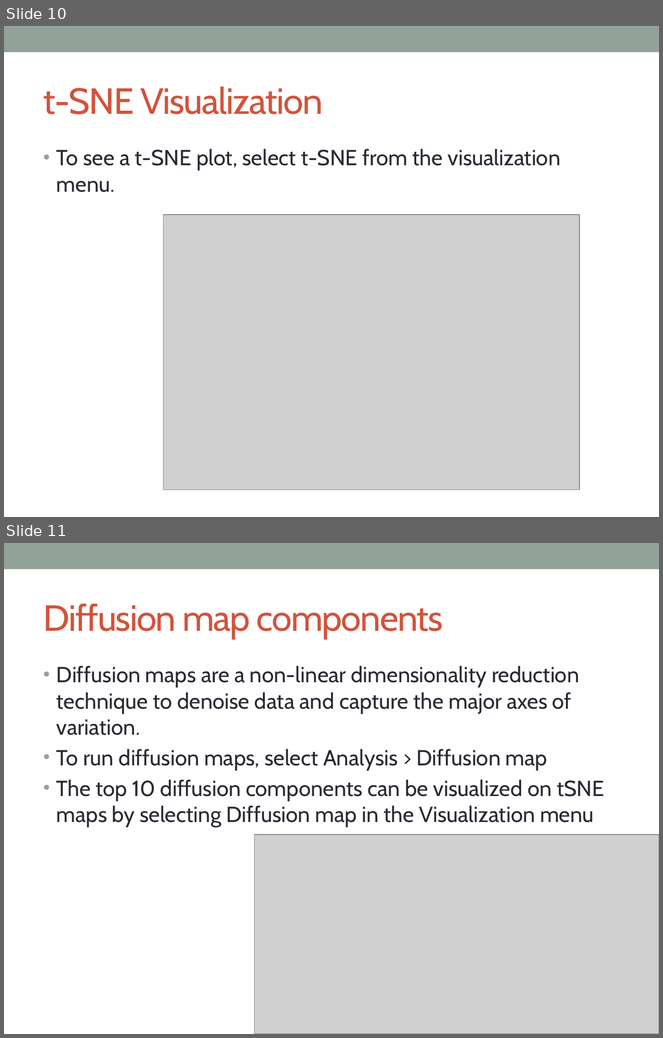
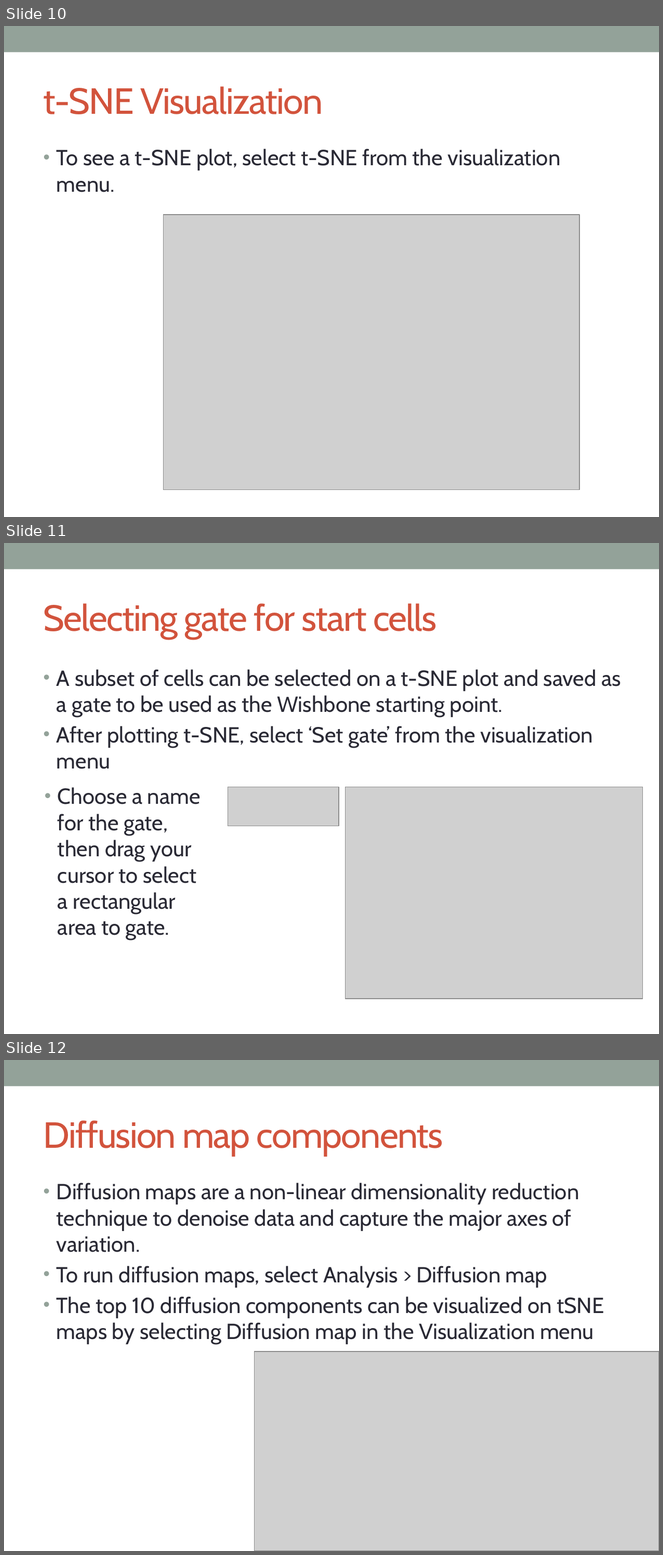
Before and after one commit to KrishnaswamyLab/MAGIC, a slide deck: docs/wishbone_tutorial.pptx. Shown one above the other, each under a label of ours: slides 10 and 11 before the commit, slides 10, 11 and 12 after it. The pictures are 663x1038 and 663x1555 pixels, drawn with LibreOffice and Linux fonts; fonts in the diff are those of the drawing; grey boxes stand for pictures. Boxes give left, top, right and bottom in pixels: in the first picture for what was removed or moved away, otherwise in the second. Text is boxed around its words. In the diff, an @@ line names an element or a change of style, - is before the commit and + after.

```diff
--- a/docs/wishbone_tutorial.pptx
+++ b/docs/wishbone_tutorial.pptx
@@ slide 11 added at (4,543,659,1034), background #FFFFFF; not listed: 1 template element that a slide beside it also shows @@
@@ title added at (44,603,437,639), 40 pt, text #D2533C @@
+Selecting gate for start cells
@@ text added at (57,669,621,769), 24 pt, text #292934 @@
+• A subset of cells can be selected on a t-SNE plot and saved as a gate to be used as the Wishbone starting point.
+• After plotting t-SNE, select ‘Set gate’ from the visualization menu
@@ text added at (58,787,201,940), 24 pt, text #292934 @@
+• Choose a name for the gate, then drag your cursor to select a rectangular area to gate.
@@ picture added at (228,787,339,827) @@
@@ picture added at (345,787,643,1000) @@
@@ what was slide 11 is now slide 12 @@
```
Also in this commit, not shown: 1 slide changed, 1 other file.
